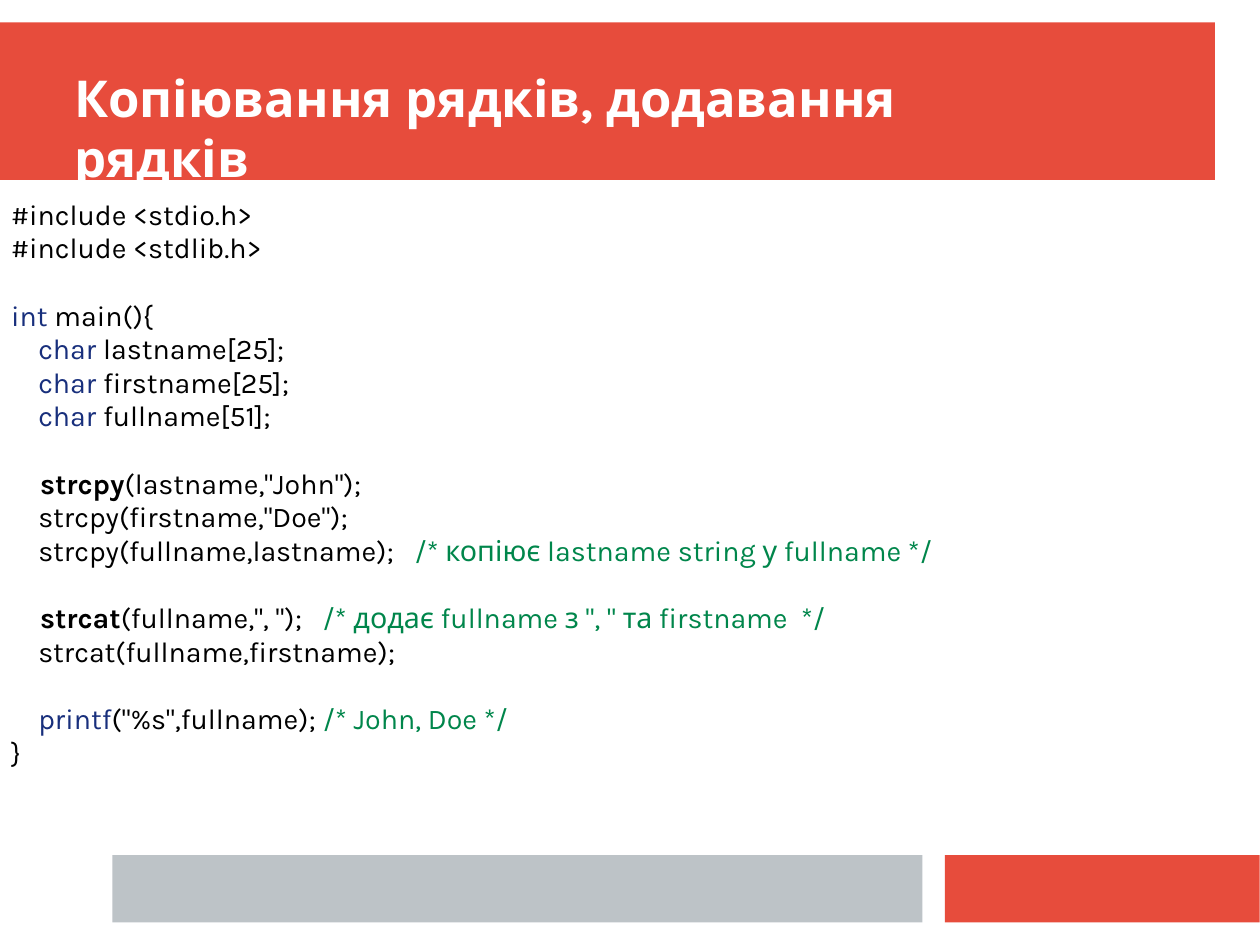
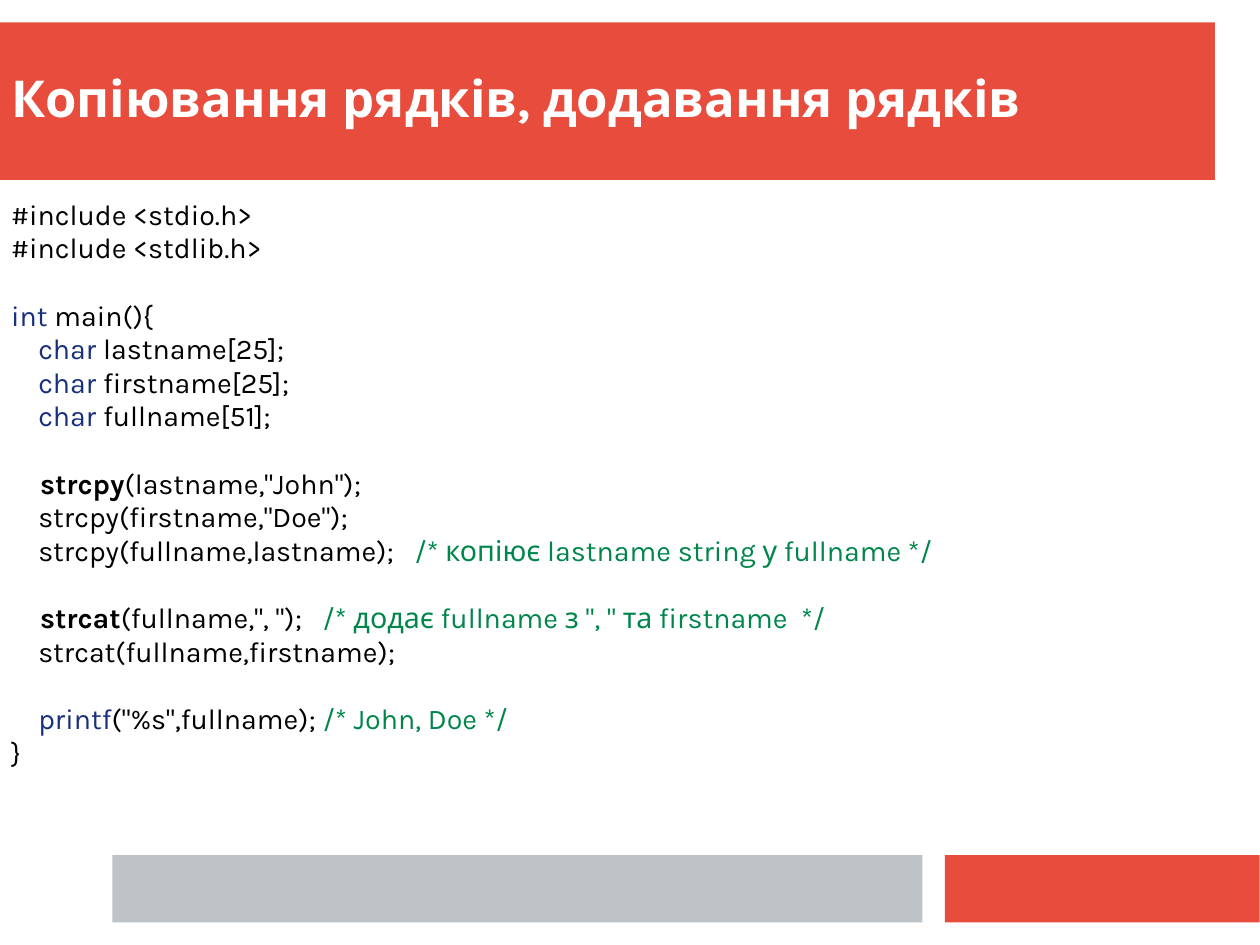
Before and after one commit to mecchmatProjects/CppCourse, a slide deck: slide 43 of Lect03/CppTutorUkr2.ppt. Drawn at 1260x945 pixels with LibreOffice and Linux fonts; fonts in the diff are those of the drawing. Boxes give left, top, right and bottom in pixels: in the first picture for what was removed or moved away, otherwise in the second. Text is boxed around its words. In the diff, an @@ line names an element or a change of style, - is before the commit and + after.

```diff
--- a/Lect03/CppTutorUkr2.ppt
+++ b/Lect03/CppTutorUkr2.ppt
@@ text "Копіювання рядків, додавання рядків" rewrapped from box(74, 78, 896, 190) to box(11, 78, 1021, 129) @@
```
Also in this commit, not shown: 14 other slides changed, 1 slide added, 1 slide removed, 3 other files.
